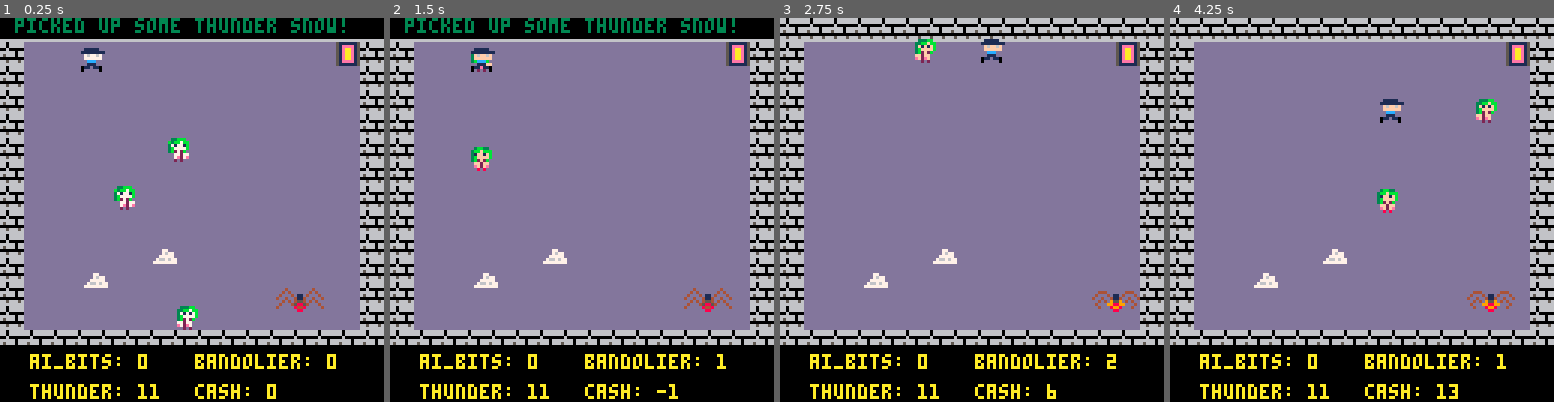
Above: before the commit, frames 1-4 (left to right).
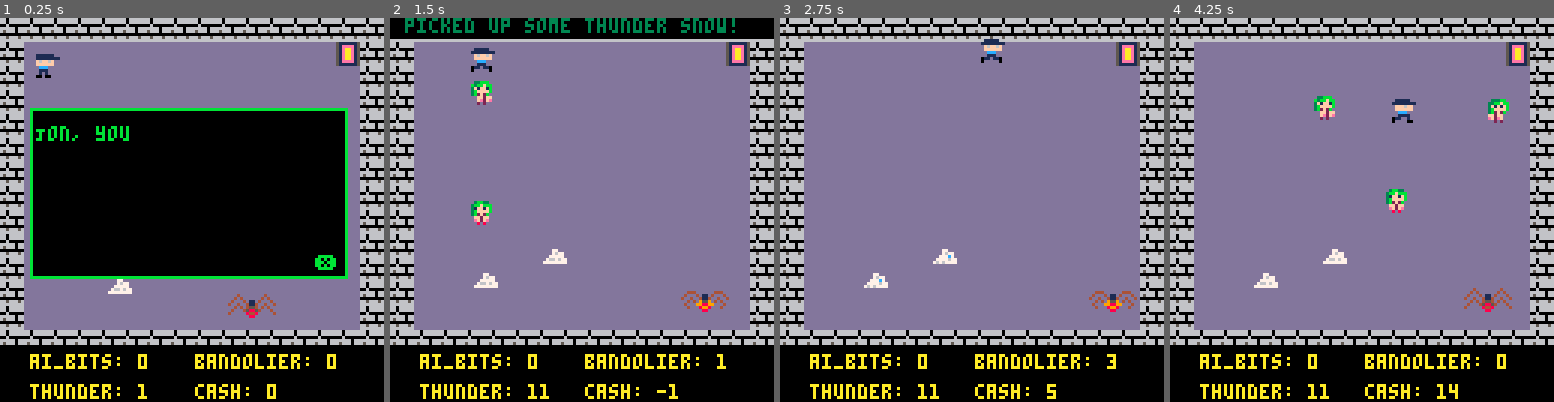
Above: after the commit, the same moments.

Repository: dfirebaugh/j46k
Game: PICO-8 cartridge j46k.p8
Two runs of this game, one before a commit and one after it. Both use one fixed random seed, a clock stepped at 60 frames per second and the inputs below.
Inputs:
- Up to frame 1 (0.25 s): no input
- Up to frame 2 (1.5 s): tap X (X key) at 0.33, 1.07 s; tap O (Z key) at 0.7 s
- Up to frame 3 (2.75 s): hold Right 1.6-2.1 s; tap O (Z key) at 1.7, 2.1, 2.5 s; tap X (X key) at 1.85 s; hold Up 2.15-2.42 s; hold Right from 2.47 s (still down)
- Up to frame 4 (4.25 s): tap O (Z key) every 0.4 s from 2.9 to 4.1 s; tap X (X key) at 2.97, 4.08 s; release Right at 3.03 s; hold Left 3.08-3.58 s; hold Down 3.63-3.97 s; hold Right from 4.02 s (still down)

The runs differ from the first frame. In frame 1, 43% of the frame differs, in the area x 0-100%, y 0-100%; in frame 2, 1.3%; in frame 3, 0.7%; in frame 4, 1.9%.

Commit message:
initial window system with typing animation

Diff:
--- a/j46k.p8
+++ b/j46k.p8
@@ -98,6 +98,8 @@
 last = 0
 msg_color = 1
 
+line_char_count = 24
+
 -- clear the log
 printh("", "log", true)
 
@@ -129,6 +131,13 @@
 function advance_game_state()
   reset_colors()
   delete_all_actors()
+  if (game_state == play_intro_level) then
+    explain_aibits = make_window()
+    explain_aibits.message = "collect aibits to power your super computer"
+
+    explain_tsnow = make_window()
+    explain_tsnow.message = "collect thundersnow to boost your attack power"
+  end
   game_state += 1
   log("update state -- game_state: "..game_state)
 end
@@ -318,7 +327,10 @@
 end
 
 function unlock_trs80()
-  message("unlocked trs80")
+  if (trs80_unlocked != 1) then
+    local w = make_window()
+    w.message = "you've unlocked the trs80.  find a portal to get to the trs80"
+  end
   trs80_unlocked = 1
 end
 
@@ -883,6 +895,10 @@
 function init_player()
   if (player_initialized == 1) return
   player_initialized = 1
+
+  starting_window = make_window()
+  starting_window.message = "Jon, you hate spiders.  Good thing these nice ladies have agreed to help you."
+
   -- jon
   jon = {}
 
@@ -1010,24 +1026,32 @@
 
 function draw_windows()
   if #windows > 0 then
+    local lines = get_lines_from_message(windows[1].message)
+
+    local line_height = 10
     local startx = 10
     local starty = 30
     local endx = 115
-    local endy = 100
+    local endy = #lines + (line_height * 7) + 12
     local color = 11
 
-    local line_height = 7
-
-    local lines = get_lines_from_message(windows[1].message)
+
 
     rectfill(startx, starty, endx, endy, 0)
 
     clip(startx, starty, endx-12, endy)
 
+    local line_num = windows[1].line
+
+    -- print lines that we already typed
     for i = 1, #lines do
-      print(lines[i], startx + 2, starty - 4 + line_height * i, color)
-    end
-    if (debug == 1) print("line_count: "..#lines, startx+2, starty + line_height * 9, color)
+      if line_num > i then
+        print(lines[i], startx + 2, starty - 4 + line_height * i, color)
+      end
+    end
+
+    -- type out a line
+    print(animate_typing(lines, line_num), startx + 2, starty - 4 + line_height * line_num, color)
 
     print("❎", endx-10, endy-7, color)
     clip()
@@ -1037,21 +1061,81 @@
 
 function get_lines_from_message(msg)
   local lines = {}
-  local split_at = 25
-
-  while #msg > 0 do
-    if #msg < split_at then
-      add(lines, msg)
-      msg = ""
+  local line_num = 1
+  local words = split(msg, " ")
+
+  for w in all(words) do
+    -- if the line is empty, add the first word
+    if (type(lines[line_num]) == "nil") then
+      lines[line_num] = w
     else
-      add(lines, sub(msg, 1, split_at))
-      msg = sub(msg, split_at+1, #msg)
-    end
-  end
-
+      -- if adding the line fills up the line,
+      -- wrap to the next line
+      -- plus one for a space at the end
+      if (#lines[line_num] + #w + 1 > line_char_count) then
+        line_num+=1
+      end
+
+      -- if the line is empty,
+      -- add the first word
+      if (type(lines[line_num]) == "nil") then
+        lines[line_num] = w
+
+      -- otherwise concat to teh end of the line
+      else
+        lines[line_num] = lines[line_num].." "..w
+      end
+    end
+  end
 
   return lines
 end
+
+-- split string
+function split(str,d,dd)
+  local a={}
+  local c=0
+  local s=''
+  local tk=''
+
+  if dd~=nil then str=split(str,dd) end
+  while #str>0 do
+  if type(str)=='table' then
+    s=str[1]
+    add(a,split(s,d))
+    del(str,s)
+  else
+    s=sub(str,1,1)
+    str=sub(str,2)
+    if s==d then
+    add(a,tk)
+    tk=''
+    else
+    tk=tk..s
+    end
+  end
+  end
+  add(a,tk)
+  return a
+end
+
+function animate_typing(lines, line_num)
+  if windows[1].line > line_num  then
+    return lines[line_num]
+  end
+
+  windows[1].char += 1
+
+  if windows[1].char % line_char_count == 0 then
+    if windows[1].line + 1 <= #lines then
+      windows[1].line += 1
+      windows[1].char = 0
+    end
+  end
+
+  return sub(lines[line_num], 1, windows[1].char)
+end
+
 
 -- window callback should be what fires when a window is closed
 function default_window_callback()
@@ -1059,8 +1143,12 @@
 
 function make_window()
   local window = {}
-  window.height = 5
-  window.width = 10
+  -- char is which character index we have last typed
+  --   used for animation
+  window.char = 0
+  -- line is used to type one line at a time
+  --   used for animation
+  window.line = 1
   window.message = "This is a rather long message.  However, I just wanted to test that we are wrapping correctly"
   window.callback = default_window_callback
 
